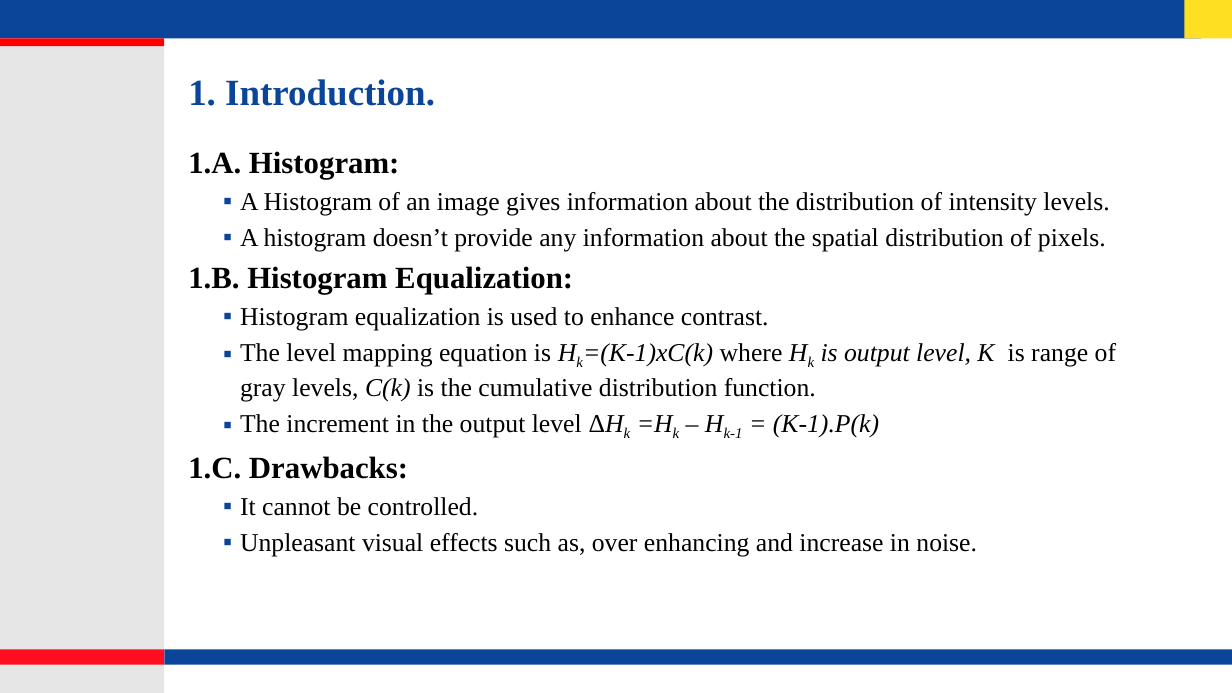
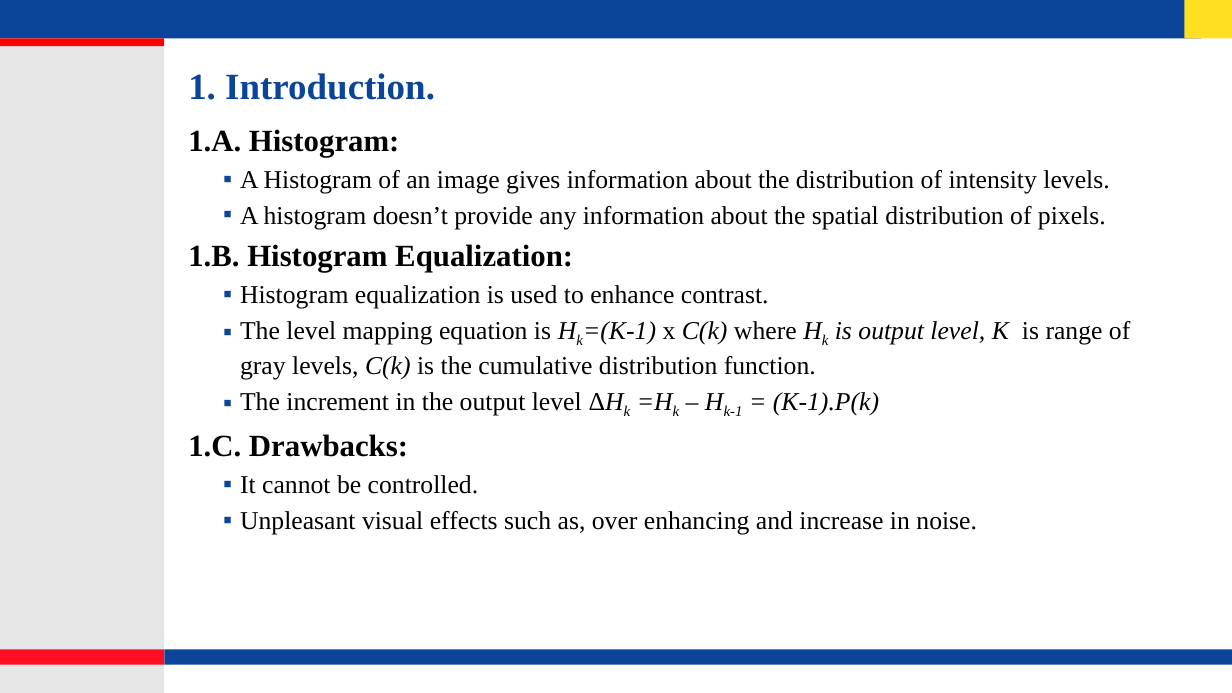
Before and after one commit to lohith921/DIP, a slide deck: slide 3 of Project/Presentation.pptx. Drawn at 1232x693 pixels with LibreOffice and Linux fonts; fonts in the diff are those of the drawing; background and template pictures are left out. Boxes give left, top, right and bottom in pixels: in the first picture for what was removed or moved away, otherwise in the second. Text is boxed around its words. In the diff, an @@ line names an element or a change of style, - is before the commit and + after.

```diff
--- a/Project/Presentation.pptx
+++ b/Project/Presentation.pptx
@@ title "1. Introduction.": place and size @@
-title "1. Introduction." at <box>188,79,435,106</box>
+title "1. Introduction." at <box>188,73,435,100</box>
@@ text "1.A. Histogram:": place and size @@
-text "1.A. Histogram:" at <box>188,151,1116,557</box>
+text "1.A. Histogram:" at <box>188,129,1130,535</box>
@@ text at <box>240,321,1130,380</box>: spaces changed @@
-  ▪ The level mapping equation is Hk=(K-1)xC(k) where Hk is output level, K is range of gray levels, C(k) is the cumulative distribution function.
+  ▪ The level mapping equation is Hk=(K-1) x C(k) where Hk is output level, K is range of gray levels, C(k) is the cumulative distribution function.
```
Also in this commit, not shown: 3 other slides changed.
